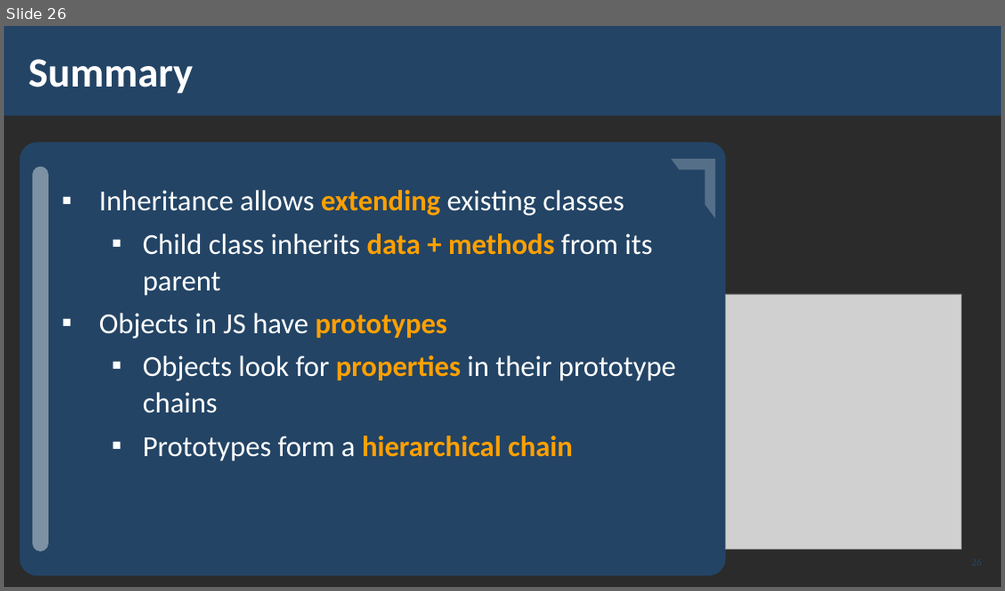
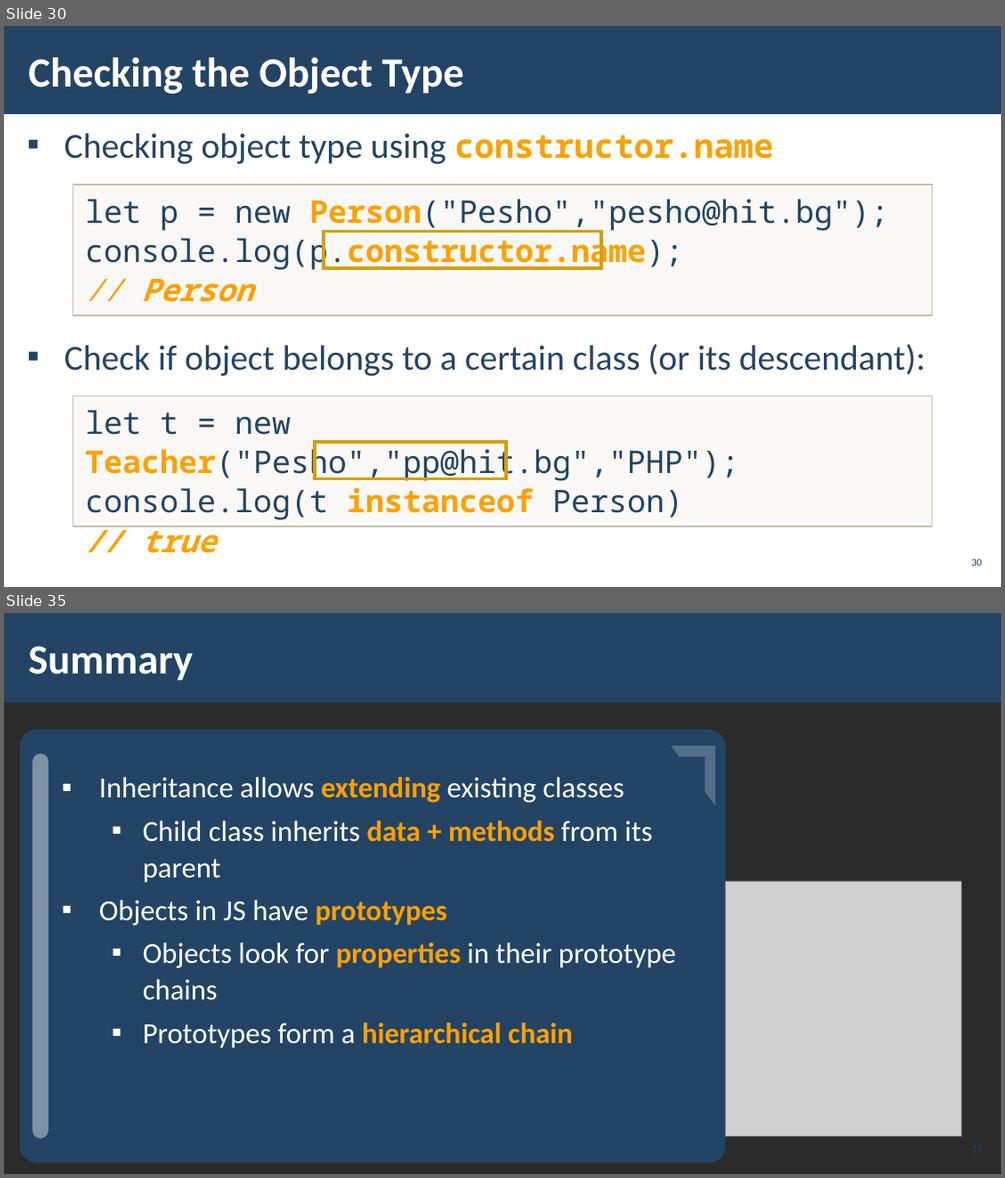
Before and after one commit to pirocorp/JS-Advanced, a slide deck: 06. PROTOTYPES AND INHERITANCE/06. JS-Advanced-Prototypes-and-Inheritance.pptx. Shown one above the other, each under a label of ours: slide 26 before the commit, slides 30 and 35 after it; the slides between them are not shown. The pictures are 1005x591 and 1005x1178 pixels, drawn with LibreOffice and Linux fonts; fonts in the diff are those of the drawing; grey boxes stand for pictures; background and template pictures are left out; a plain dark background stands for a picture behind light text. Boxes give left, top, right and bottom in pixels: in the first picture for what was removed or moved away, otherwise in the second. Text is boxed around its words. In the diff, an @@ line names an element or a change of style, - is before the commit and + after.

```diff
--- a/06. PROTOTYPES AND INHERITANCE/06. JS-Advanced-Prototypes-and-Inheritance.pptx
+++ b/06. PROTOTYPES AND INHERITANCE/06. JS-Advanced-Prototypes-and-Inheritance.pptx
@@ slide 30 added at [4, 26, 1001, 587], background picture (left out) @@
@@ rectangle added at [4, 26, 1001, 114], fill #234465 @@
@@ title added at [28, 57, 464, 94], 40 pt, text #FFFFFF, bold @@
+Checking the Object Type
@@ text added at [65, 133, 925, 376], 34 pt, text #234465 @@
+▪ Checking object type using constructor.name
+▪ Check if object belongs to a certain class (or its descendant):
@@ group added at [73, 184, 933, 526]: 4 rectangles @@
+let p = new Person("Pesho","pesho@hit.bg");
+console.log(p.constructor.name);
+// Person
+let t = new Teacher("Pesho","pp@hit.bg","PHP");
+console.log(t instanceof Person)
+// true
@@ page number added at [971, 558, 982, 565], 10 pt, text #234465 @@
+30
@@ what was slide 26 is now slide 35 @@
```
Also in this commit, not shown: 8 other slides added.
